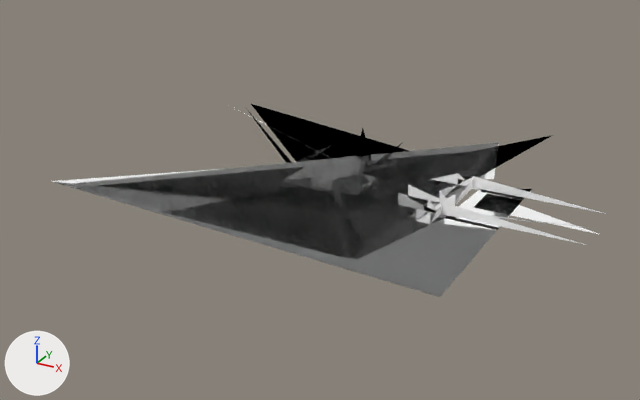
An edit to the glTF model output/glb/__0_000__1_101_.glb, drawn before and after from the same camera.
Both versions are drawn from a 50 mm lens placed at (187.0, -499.0, 211.0), pointed at (-64.0, -43.0, -17.0). The axes (+X, +Y, +Z) are drawn at lower left. The lights are the same throughout. Where no turn or scale is listed for an object, it has been applied to the vertices. Vertices at the same position are counted once.
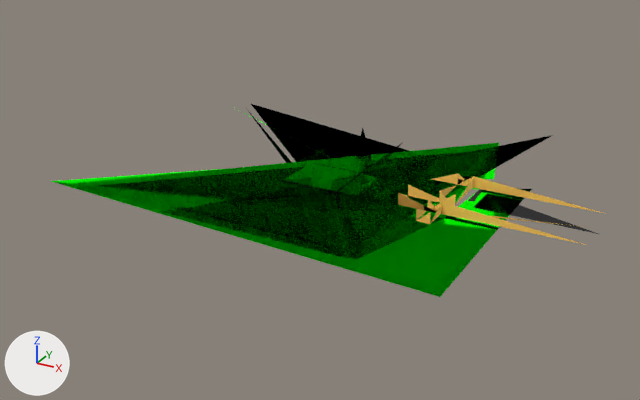
Boxes (x1, y1, x2, y2) around the edits, measured in the pictures (640 x 400 px):
'Mesh_0', recoloured: (51, 112, 606, 297) in both

Edits to the bpy script that builds the scene:
```text
Change mat_default:
    where n0 = _N.new('ShaderNodeBsdfPrincipled'); n0.name = 'Principled BSDF'
    remove n0.inputs[0].default_value = (1.0, 1.0, 1.0, 1.0)  # 'Base Color', white #ffffff
    add n2 = _N.new('ShaderNodeVertexColor'); n2.name = 'Color Attribute'
    add _L.new(n2.outputs[0], n0.inputs[0])  # 'Color' to 'Base Color'
Change me_mesh_0:
    where me_mesh_0.from_pydata(...)  # 244 vertices, 291 faces; spans x -206.0..112.0, y -150.0..103.0, z 0.0..8.0
    used by ob_mesh_0; location = (0.0, 0.0, 0.0)
    me_mesh_0 part 1: vertex colours changed
```
